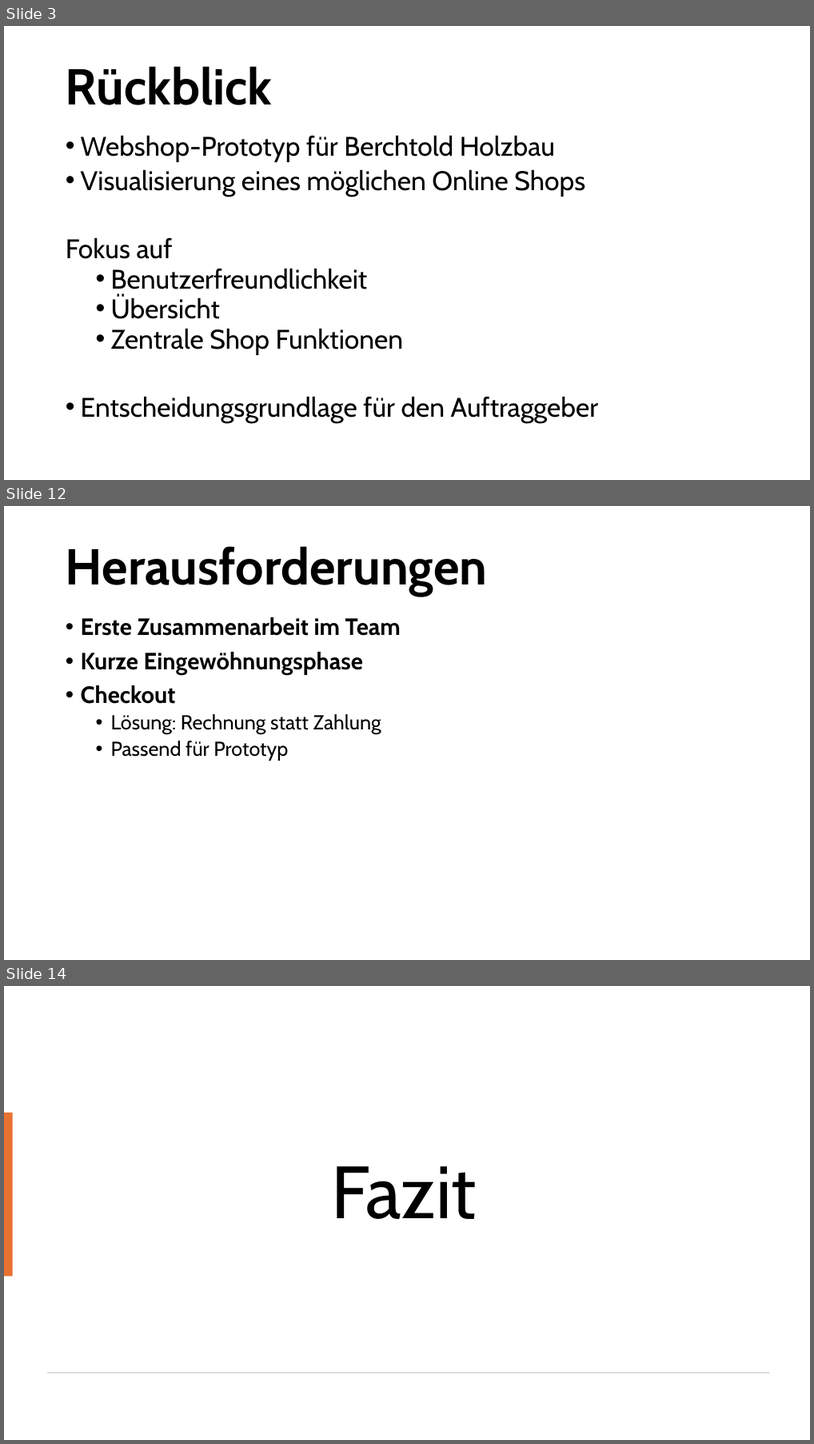
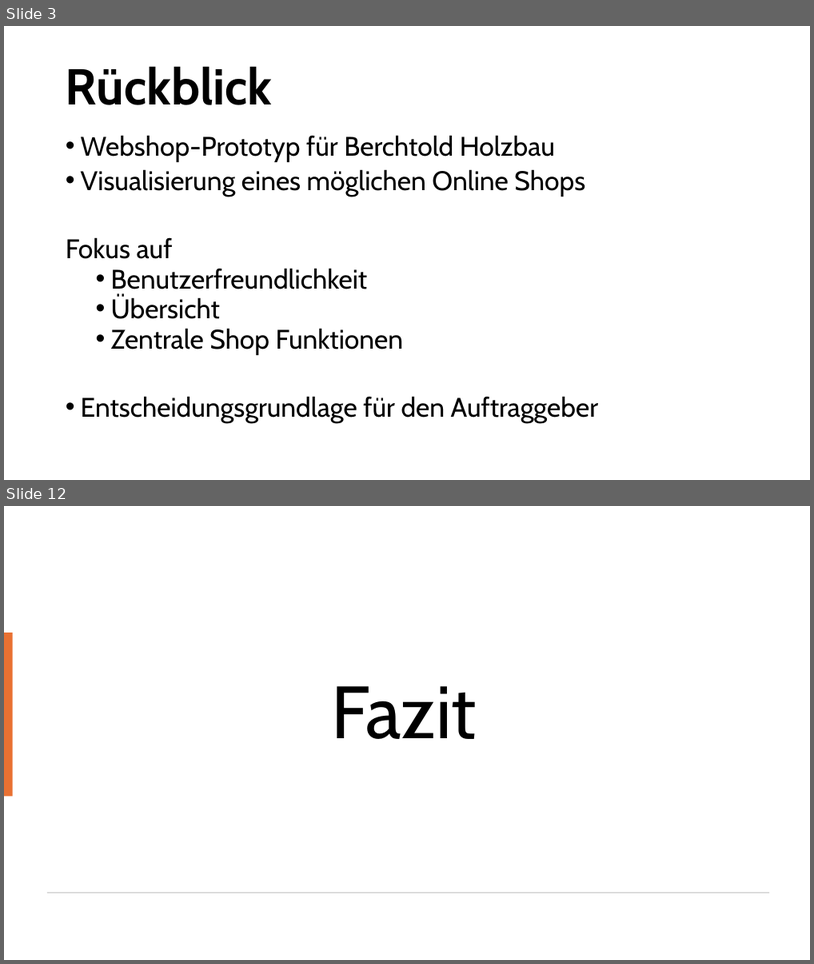
Before and after one commit to HalbmayrJulian/JHLB-BerchtoldHolzbauplanWebshop, a slide deck: Webshop_Berchtold/Endpräsentation_Webshop.pptx. Shown one above the other, each under a label of ours: slides 3, 12 and 14 before the commit, slides 3 and 12 after it; the slides between them are not shown. The pictures are 814x1444 and 814x964 pixels, drawn with LibreOffice and Linux fonts; fonts in the diff are those of the drawing. Boxes give left, top, right and bottom in pixels: in the first picture for what was removed or moved away, otherwise in the second. Text is boxed around its words. In the diff, an @@ line names an element or a change of style, - is before the commit and + after.

```diff
--- a/Webshop_Berchtold/Endpräsentation_Webshop.pptx
+++ b/Webshop_Berchtold/Endpräsentation_Webshop.pptx
@@ slide 12 removed at (4,506,810,960), background #FFFFFF @@
@@ title removed at (66,546,488,596) @@
-Herausforderungen
@@ text removed at (81,617,401,760) @@
-• Erste Zusammenarbeit im Team
-• Kurze Eingewöhnungsphase
-• Checkout
-  • Lösung: Rechnung statt Zahlung
-  • Passend für Prototyp
@@ what was slide 14 is now slide 12 @@
```
Also in this commit, not shown: 2 slides changed, 6 slides added, 7 other slides removed.
